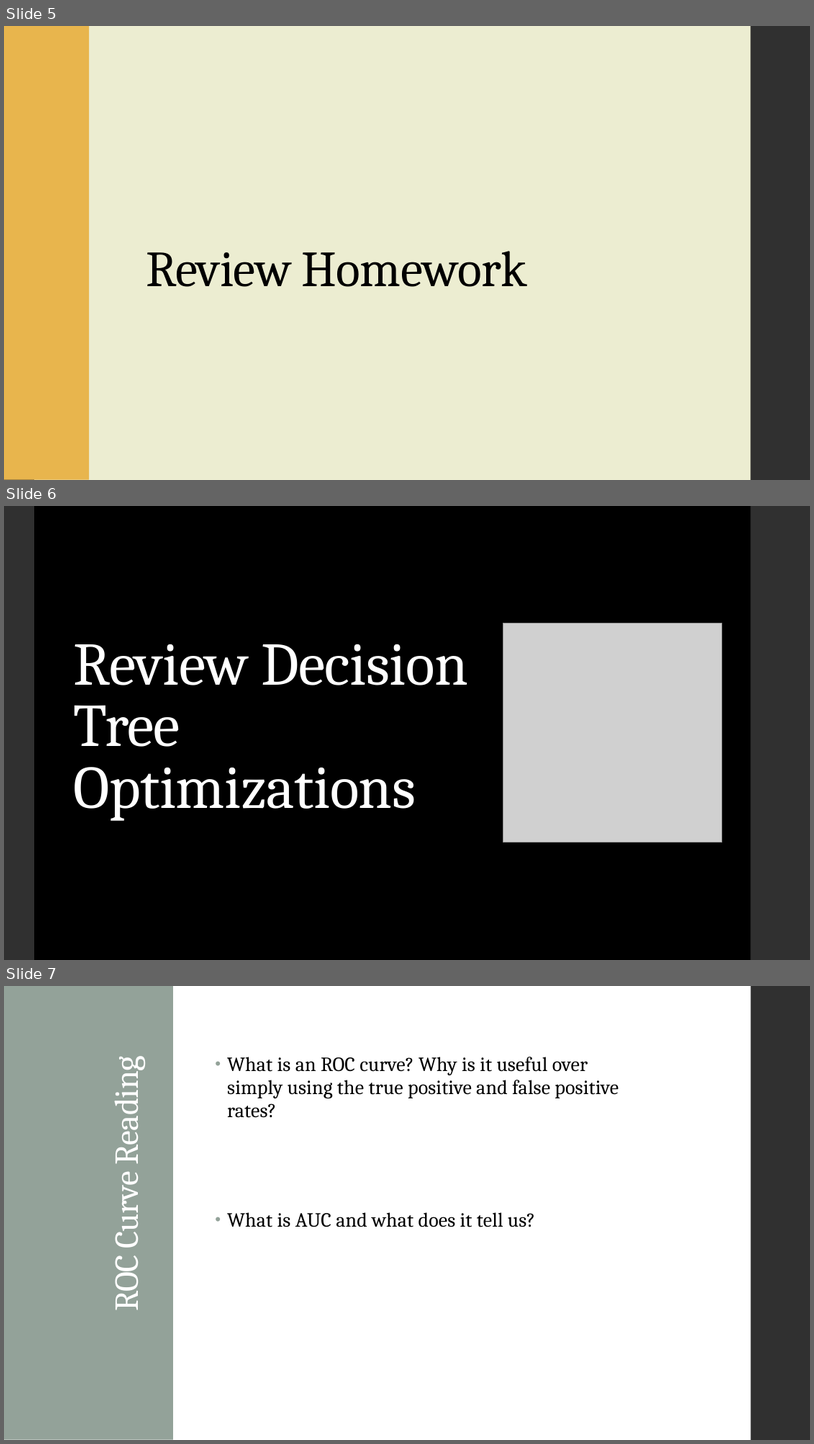
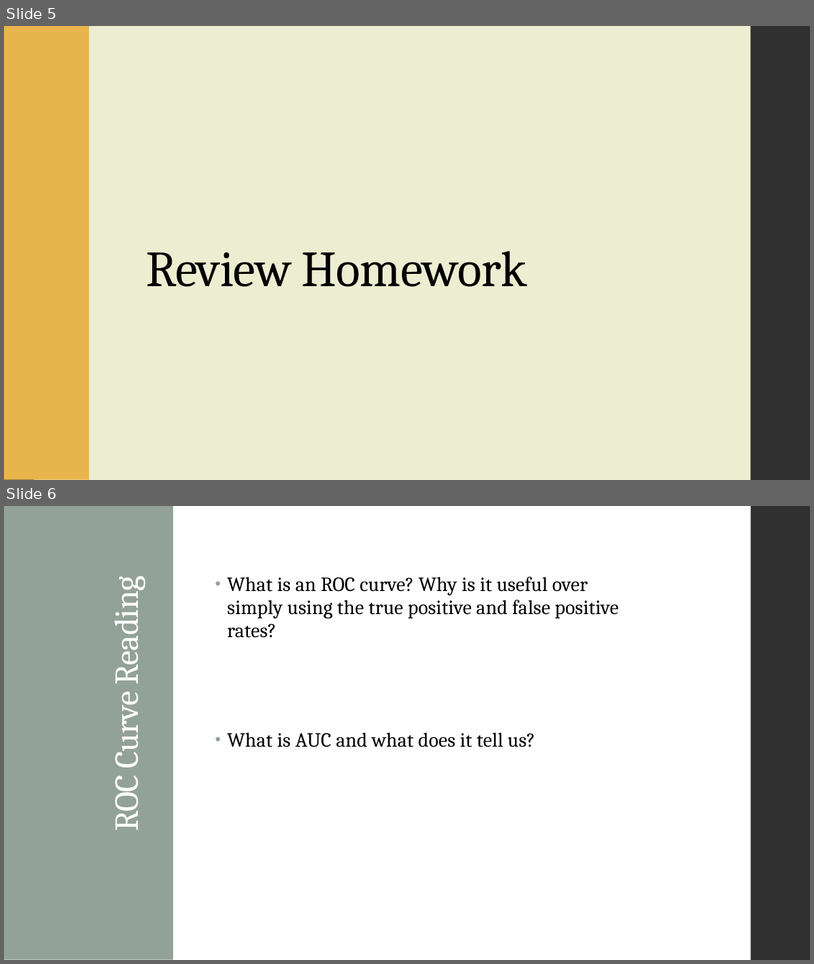
Before and after one commit to LaunchCoderGirlSTL/Data-Science-Assignments, a slide deck: course_material/week_17/week_17_presentation.pptx. Shown one above the other, each under a label of ours: slides 5, 6 and 7 before the commit, slides 5 and 6 after it. The pictures are 814x1444 and 814x964 pixels, drawn with LibreOffice and Linux fonts; fonts in the diff are those of the drawing; grey boxes stand for pictures. Boxes give left, top, right and bottom in pixels: in the first picture for what was removed or moved away, otherwise in the second. Text is boxed around its words. In the diff, an @@ line names an element or a change of style, - is before the commit and + after.

```diff
--- a/course_material/week_17/week_17_presentation.pptx
+++ b/course_material/week_17/week_17_presentation.pptx
@@ slide 6 removed at (x1=4, y1=506, x2=810, y2=960), background #000000 @@
@@ rectangle removed at (x1=4, y1=506, x2=34, y2=960) @@
@@ rectangle removed at (x1=751, y1=506, x2=810, y2=960) @@
@@ picture removed at (x1=504, y1=623, x2=723, y2=842) @@
@@ title removed at (x1=74, y1=644, x2=468, y2=821) @@
-Review Decision Tree Optimizations
@@ what was slide 7 is now slide 6 @@
```
Also in this commit, not shown: 2 other files.
